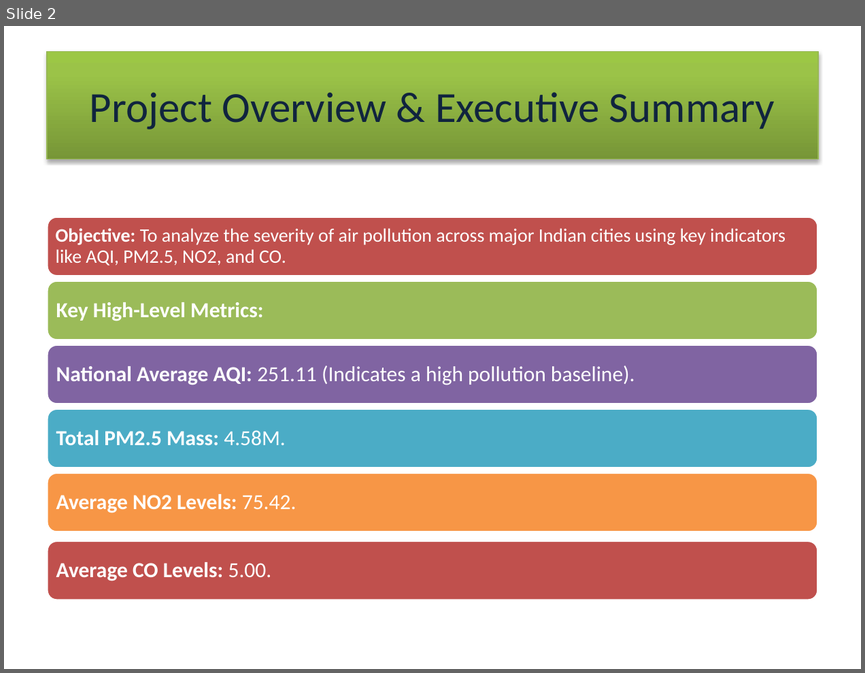
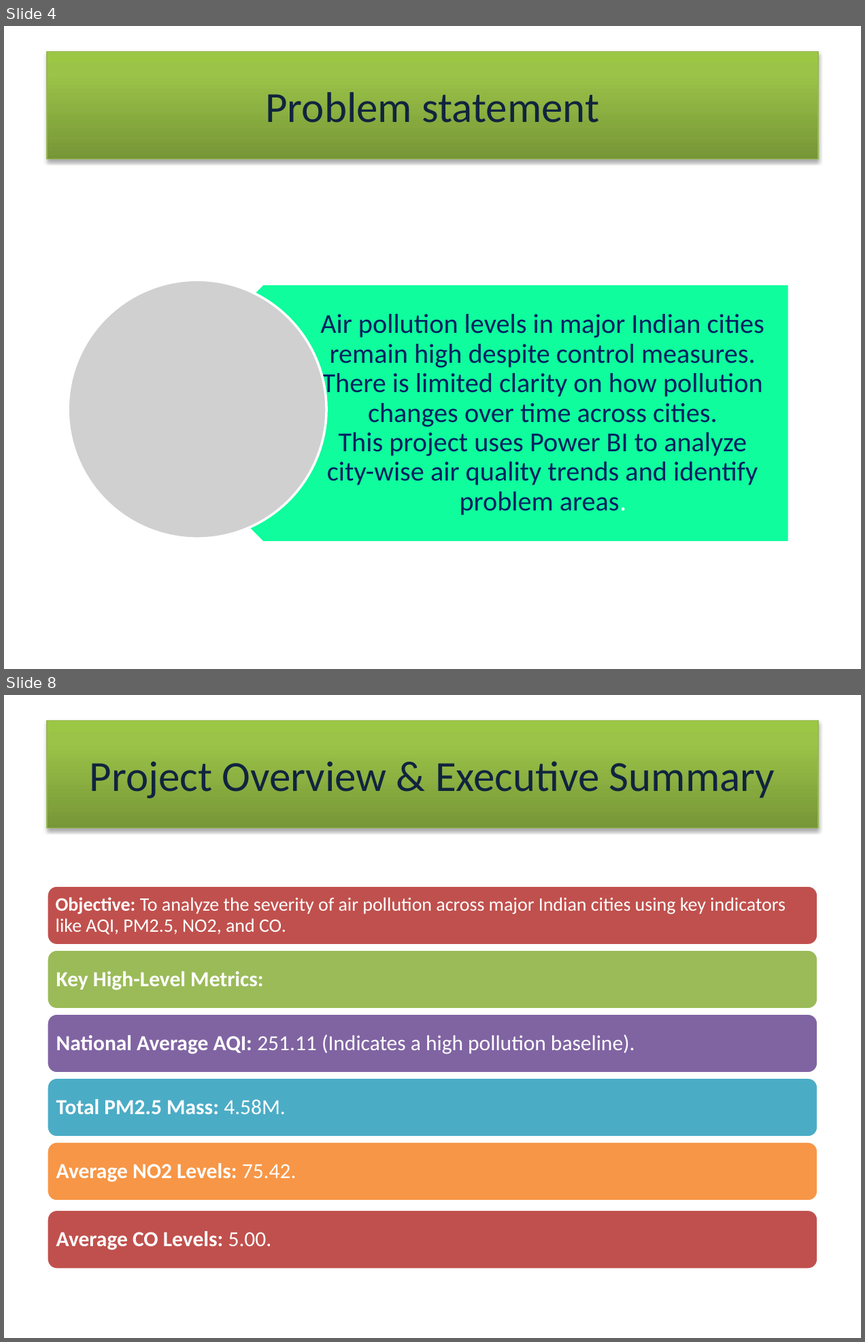
Before and after one commit to lopa3399/IT-anudip, a slide deck: PowerBI/project/The Air We Breathe.pptx. Shown one above the other, each under a label of ours: slide 2 before the commit, slides 4 and 8 after it; the slides between them are not shown. The pictures are 865x673 and 865x1342 pixels, drawn with LibreOffice and Linux fonts; fonts in the diff are those of the drawing; grey boxes stand for pictures. Boxes give left, top, right and bottom in pixels: in the first picture for what was removed or moved away, otherwise in the second. Text is boxed around its words. In the diff, an @@ line names an element or a change of style, - is before the commit and + after.

```diff
--- a/PowerBI/project/The Air We Breathe.pptx
+++ b/PowerBI/project/The Air We Breathe.pptx
@@ slide 4 added at (x1=4, y1=26, x2=861, y2=669), background #FFFFFF @@
@@ title added at (x1=47, y1=52, x2=818, y2=159), fill gradient #779737 to #9BC348 to #9DC746, outline #98B955 0.75 pt, 36 pt, text #0F243E @@
+Problem statement
@@ picture added at (x1=68, y1=280, x2=327, y2=538) @@
@@ pentagon arrow added at (x1=133, y1=284, x2=789, y2=543), fill #0FFD9D, outline #FFFFFF 2 pt @@
@@ text added at (x1=320, y1=314, x2=764, y2=515), 23 pt, text #002060 @@
+Air pollution levels in major Indian cities remain high despite control measures.
+There is limited clarity on how pollution changes over time across cities.
+This project uses Power BI to analyze city-wise air quality trends and identify problem areas.
@@ what was slide 2 is now slide 8 @@
```
Also in this commit, not shown: 4 slides changed, 10 other slides added, 3 slides removed, 25 other files.
